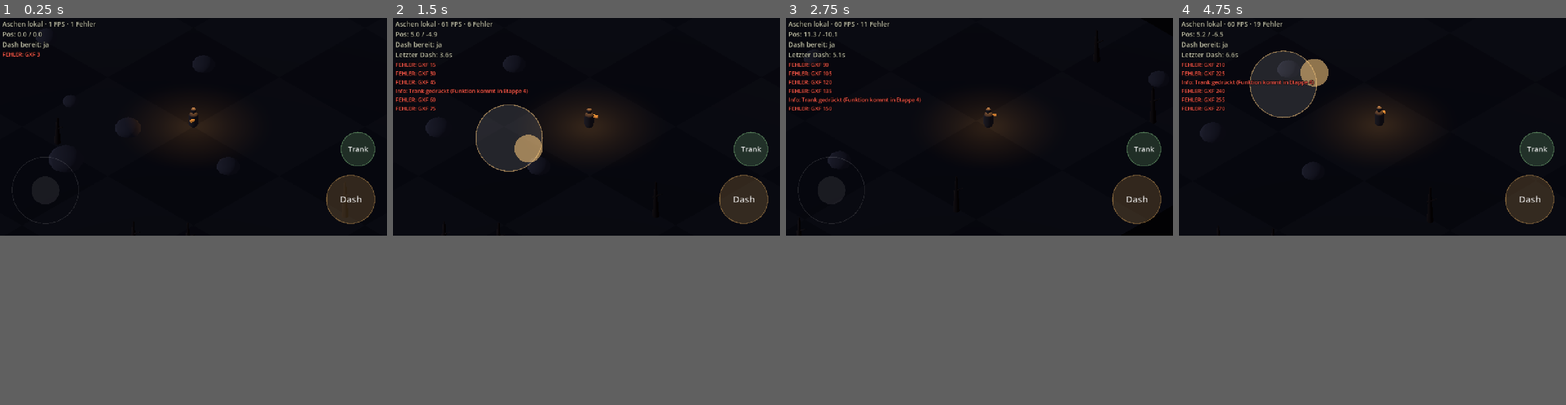
Above: before the commit, frames 1-4 (left to right).
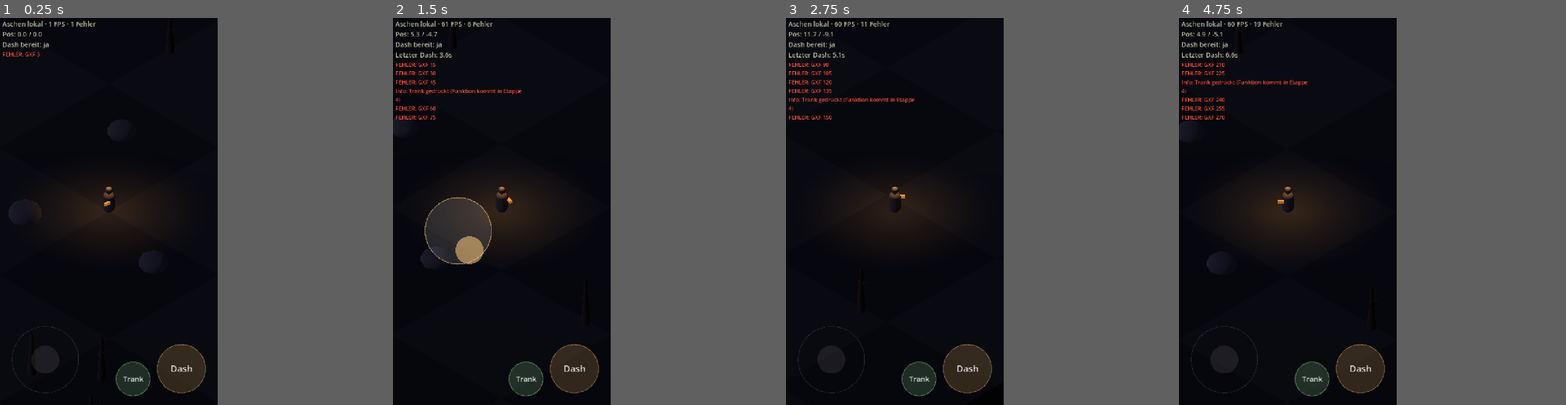
Above: after the commit, the same moments.

Repository: mxbstudio/Ashen
Game: Godot game, scene res://scenes/main.tscn
Two runs of this game, one before a commit and one after it. Both use one fixed random seed, a clock stepped at 60 frames per second and the inputs below.
Inputs (mouse positions are in pixels of both pictures, inside the frame that each line leads up to):
- Up to frame 1 (0.25 s): no input
- Up to frame 2 (1.5 s): move the mouse to (671, 114) at 0.52 s; hold D (move_right) 0.53-1.25 s; tap Space (dash) at 0.6 s; click (671, 114) at 0.67 s; tap Q (potion) at 0.8 s; drag from (509, 137) to (567, 168) at 1.27 s
- Up to frame 3 (2.75 s): move the mouse to (1018, 79) at 2.02 s; hold D (move_right) from 2.03 s (still down); tap Space (dash) at 2.1 s; tap Q (potion) at 2.3 s
- Up to frame 4 (4.75 s): release D (move_right) at 2.75 s; drag from (1353, 168) to (1256, 95) at 2.77 s; move the mouse to (1488, 161) at 3.52 s; hold A (move_left) 3.53-4.25 s; tap Space (dash) at 3.6 s; tap Q (potion) at 3.8 s; drag from (1256, 95) to (1314, 72) at 4.27 s
In our replay, the window is 800x450 before the commit and 450x800 after it. These sizes can differ from the game's own. Grey fills any space a smaller window leaves; there, only what the larger window draws over its background counts as a difference.

The runs differ from the first frame. In frame 1, 6.6% of the frame differs, in the area x 0-97%, y 0-98%; in frame 2, 12%; in frame 3, 7.0%; in frame 4, 10%.

Commit message:
Hochformat und direktere Steuerung
Co-Authored-By: Claude Opus 5.5 <noreply@anthropic.com>
Claude-Session: https://claude.ai/code/session_01SBzu77qtinPeJUBJ9PgzyB

Diff:
--- a/project.godot
+++ b/project.godot
@@ -19,11 +19,11 @@
 
 [display]
 
-window/size/viewport_width=1280
-window/size/viewport_height=720
+window/size/viewport_width=720
+window/size/viewport_height=1280
 window/stretch/mode="canvas_items"
 window/stretch/aspect="expand"
-window/handheld/orientation=0
+window/handheld/orientation=1
 
 [input_devices]
 
--- a/scripts/camera_rig.gd
+++ b/scripts/camera_rig.gd
@@ -14,7 +14,7 @@
 func _ready() -> void:
 	camera = Camera3D.new()
 	camera.projection = Camera3D.PROJECTION_ORTHOGONAL
-	camera.size = Config.camera_size
+	_update_size()
 	camera.near = 1.0
 	camera.far = 100.0
 	camera.rotation_degrees = Vector3(PITCH_DEG, YAW_DEG, 0)
@@ -27,9 +27,23 @@
 
 
 func _process(delta: float) -> void:
+	_update_size()
 	if target:
-		var w := 1.0 - exp(-Config.camera_follow * delta)
-		global_position = global_position.lerp(target.global_position, w)
+		if Config.camera_follow <= 0.0:
+			global_position = target.global_position
+		else:
+			var w := 1.0 - exp(-Config.camera_follow * delta)
+			global_position = global_position.lerp(target.global_position, w)
+
+
+## Hochformat: feste Breite in Metern. Querformat (z. B. PC): gleiche Zahl als Höhe.
+func _update_size() -> void:
+	var vp := get_viewport().get_visible_rect().size
+	if vp.y >= vp.x:
+		camera.keep_aspect = Camera3D.KEEP_WIDTH
+	else:
+		camera.keep_aspect = Camera3D.KEEP_HEIGHT
+	camera.size = Config.camera_width
 
 
 ## Wandelt eine Bildschirm-Richtung (x rechts, y unten) in eine Bodenrichtung um.
--- a/scripts/config.gd
+++ b/scripts/config.gd
@@ -48,11 +48,13 @@
 var hp_boss := 800.0
 
 # --- Kamera ----------------------------------------------------------------
-var camera_size := 18.0            # wie viele Meter senkrecht ins Bild passen
-var camera_follow := 8.0           # wie schnell die Kamera folgt
+var camera_width := 14.0           # wie viele Meter waagerecht ins Bild passen (Hochformat)
+var camera_follow := 0.0           # 0 = Kamera klebt direkt am Hüter; >0 = weiches Folgen
 
 # --- Touch-Steuerung -------------------------------------------------------
-var joystick_radius := 110.0       # Pixel (bezogen auf 1280×720)
+var joystick_radius := 110.0       # Pixel (bezogen auf 720×1280)
+var joystick_deadzone := 0.15      # so weit muss man schieben, bevor es losgeht
+var joystick_analog := false       # false = sofort volle Geschwindigkeit
 var button_radius := 80.0
 
 
@@ -72,7 +74,7 @@
 
 func _bind(action: String, keys: Array) -> void:
 	if not InputMap.has_action(action):
-		InputMap.add_action(action, 0.2)
+		InputMap.add_action(action, 0.05)
 	for k in keys:
 		var ev := InputEventKey.new()
 		ev.physical_keycode = k
--- a/scripts/debug_overlay.gd
+++ b/scripts/debug_overlay.gd
@@ -1,7 +1,7 @@
 ## Debug-Anzeige (läuft immer, als "Autoload").
 ## - oben links: Build-Version, FPS und frei setzbare Werte (DebugOverlay.watch("Name", wert))
 ## - darunter: die letzten Fehlermeldungen in Rot
-## - "Bitte Handy drehen", wenn das Handy hochkant gehalten wird
+## - "Bitte Handy drehen", wenn das Handy quer gehalten wird (nur auf Touch-Geräten)
 ## Antippen der Info-Zeile blendet die Details ein/aus.
 extends CanvasLayer
 
@@ -72,7 +72,7 @@
 	_rotate.set_anchors_preset(Control.PRESET_FULL_RECT)
 	_rotate.mouse_filter = Control.MOUSE_FILTER_STOP
 	var lbl := Label.new()
-	lbl.text = "Bitte Handy drehen\n(Querformat)"
+	lbl.text = "Bitte Handy drehen\n(Hochformat)"
 	lbl.horizontal_alignment = HORIZONTAL_ALIGNMENT_CENTER
 	lbl.vertical_alignment = VERTICAL_ALIGNMENT_CENTER
 	lbl.set_anchors_preset(Control.PRESET_FULL_RECT)
@@ -101,7 +101,7 @@
 		_add_error_line(e)
 
 	var size := get_viewport().get_visible_rect().size
-	_rotate.visible = size.y > size.x
+	_rotate.visible = size.x > size.y and DisplayServer.is_touchscreen_available()
 
 	var txt := "Aschen %s · %d FPS" % [_build, Engine.get_frames_per_second()]
 	if _error_count > 0:
--- a/scripts/player.gd
+++ b/scripts/player.gd
@@ -20,7 +20,7 @@
 	var move := Vector3.ZERO
 	if input.length() > 0.05 and camera_rig:
 		move = camera_rig.screen_to_ground(input)
-		if move.length() > 1.0:
+		if move.length() > 1.0 or not Config.joystick_analog:
 			move = move.normalized()
 		facing = move.normalized()
 
@@ -38,7 +38,7 @@
 
 	# Figur in Blickrichtung drehen
 	var target_angle := atan2(facing.x, facing.z)
-	model.rotation.y = lerp_angle(model.rotation.y, target_angle, 1.0 - exp(-15.0 * delta))
+	model.rotation.y = lerp_angle(model.rotation.y, target_angle, 1.0 - exp(-40.0 * delta))
 	# kleiner Effekt: beim Dash flacher/länger
 	var s := 1.0 if _dash_time <= 0.0 else 0.8
 	model.scale = model.scale.lerp(Vector3(1, s, 1), 0.4)
--- a/scripts/touch_controls.gd
+++ b/scripts/touch_controls.gd
@@ -1,5 +1,5 @@
 ## Touch-Steuerung fürs Handy:
-## - linke Bildschirmhälfte: Joystick erscheint dort, wo der Daumen aufsetzt
+## - untere Bildschirmhälfte: Joystick erscheint dort, wo der Daumen aufsetzt
 ## - rechts unten: großer Dash-Knopf, darüber der Trank-Knopf
 ## Die Eingaben werden als ganz normale "Aktionen" weitergegeben (wie Tasten),
 ## deshalb funktionieren Touch und Tastatur gleich.
@@ -27,7 +27,7 @@
 		"dash":
 			return Vector2(s.x - r - 40, s.y - r - 40)
 		"potion":
-			return Vector2(s.x - r * 0.7 - 40, s.y - r * 2.0 - 40 - r * 0.7 - 30)
+			return Vector2(s.x - r - 40 - r * 2.0, s.y - r * 0.7 - 30)
 	return Vector2.ZERO
 
 
@@ -54,7 +54,7 @@
 			get_viewport().set_input_as_handled()
 			queue_redraw()
 			return
-	if pos.x < size.x * 0.5 and _joy_index == -1:
+	if pos.y > size.y * 0.45 and _joy_index == -1:
 		_joy_index = index
 		_joy_center = pos
 		_joy_vec = Vector2.ZERO
@@ -91,8 +91,10 @@
 
 func _apply_joystick() -> void:
 	var v := _joy_vec
-	if v.length() < 0.15:   # kleine tote Zone
+	if v.length() < Config.joystick_deadzone:
 		v = Vector2.ZERO
+	elif not Config.joystick_analog:
+		v = v.normalized()   # sofort volle Kraft
 	_set_axis("move_right", maxf(v.x, 0.0))
 	_set_axis("move_left", maxf(-v.x, 0.0))
 	_set_axis("move_down", maxf(v.y, 0.0))
Not shown, changed: FORTSCHRITT.md
